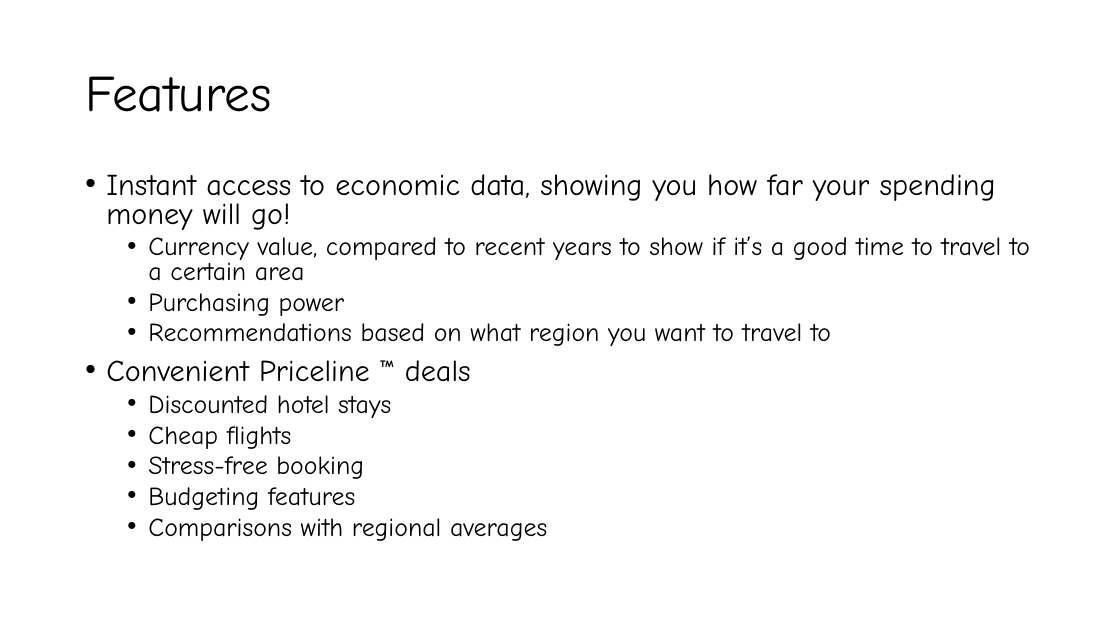
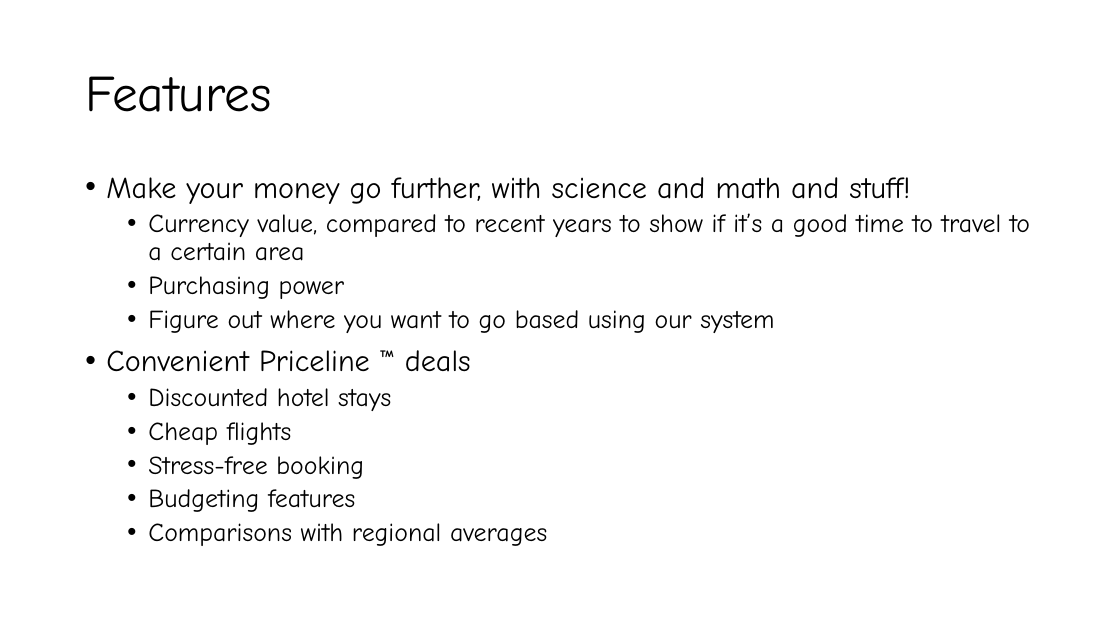
Before and after one commit to jamesylgan/Wakawhitti-BigRedHacks, a slide deck: slide 6 of Presentation1.pptx (slide 3 before the commit). Drawn at 1120x630 pixels with LibreOffice and Linux fonts; fonts in the diff are those of the drawing. Boxes give left, top, right and bottom in pixels: in the first picture for what was removed or moved away, otherwise in the second. Text is boxed around its words. In the diff, an @@ line names an element or a change of style, - is before the commit and + after.

Commit message:
updated presentation

```diff
--- a/Presentation1.pptx
+++ b/Presentation1.pptx
@@ text at <box>106,177,910,204</box>: text changed @@
-• Instant access to economic data, showing you how far your spending money will go!
+• Make your money go further, with science and math and stuff!
@@ text at <box>106,213,1030,546</box>: line spacing 0.8 to 0.9 @@
@@ text at <box>148,310,774,333</box>: text changed @@
-  • Recommendations based on what region you want to travel to
+  • Figure out where you want to go based using our system
```
Also in this commit, not shown: 3 slides added.
